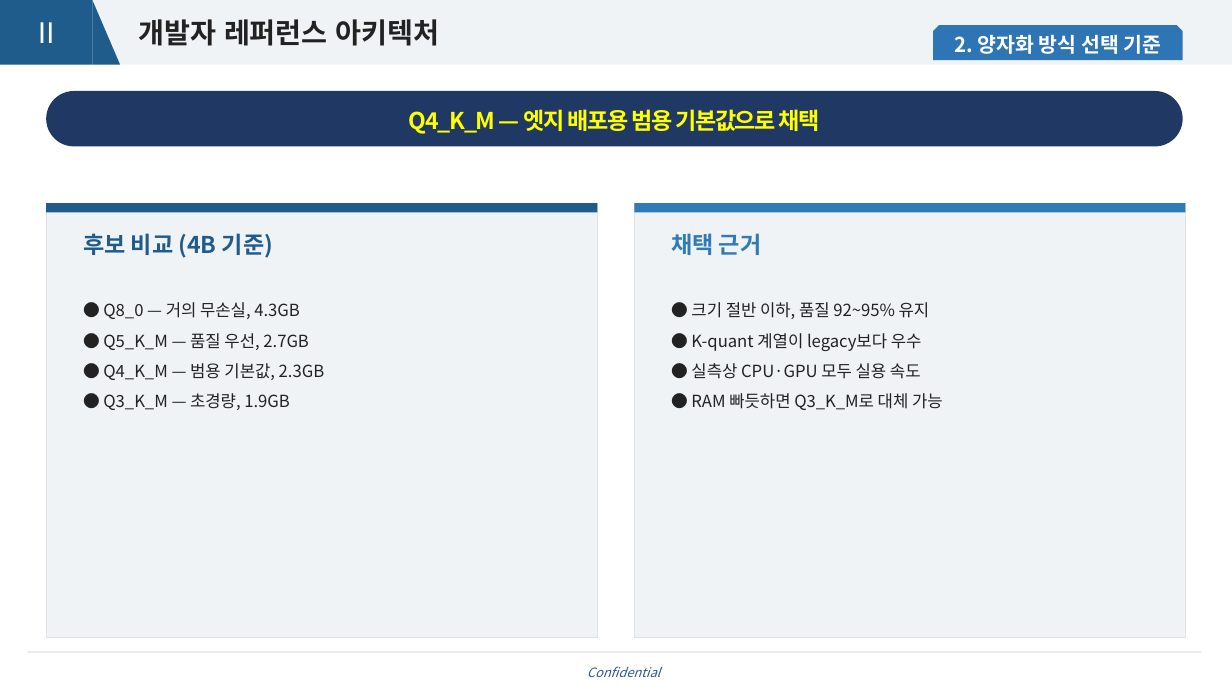
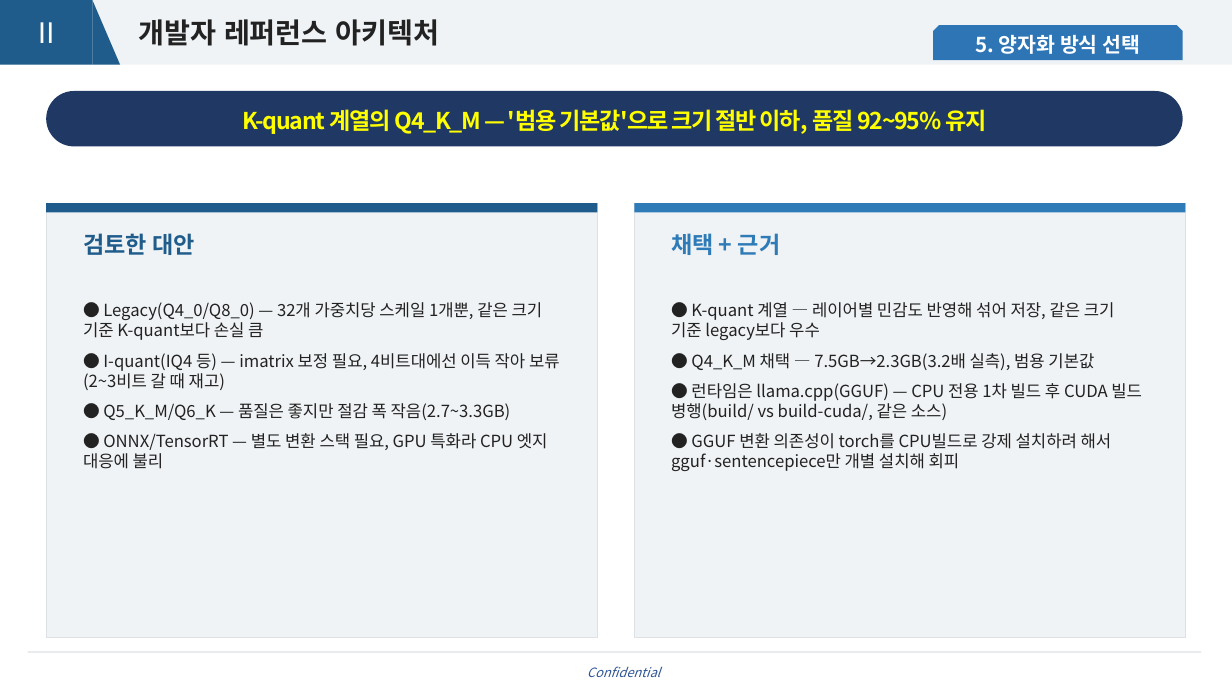
Before and after one commit to grib-arws-bot/mlops-edge-lab, a slide deck: slide 12 of docs/교육자료/MLOps-Edge-Lab_교육자료.pptx (slide 9 before the commit). Drawn at 1232x693 pixels with LibreOffice and Linux fonts; fonts in the diff are those of the drawing; background and template pictures are left out. Boxes give left, top, right and bottom in pixels: in the first picture for what was removed or moved away, otherwise in the second. Text is boxed around its words. In the diff, an @@ line names an element or a change of style, - is before the commit and + after.

```diff
--- a/docs/교육자료/MLOps-Edge-Lab_교육자료.pptx
+++ b/docs/교육자료/MLOps-Edge-Lab_교육자료.pptx
@@ text in snip same rect at (x1=976, y1=35, x2=1140, y2=54): text changed @@
-2. 양자화 방식 선택 기준
+5. 양자화 방식 선택
@@ text in rounded rectangle at (x1=242, y1=109, x2=987, y2=134): text changed @@
-Q4_K_M — 엣지 배포용 범용 기본값으로 채택
+K-quant 계열의 Q4_K_M — '범용 기본값'으로 크기 절반 이하, 품질 92~95% 유지
@@ text at (x1=971, y1=109, x2=987, y2=130): text changed @@
-2. 양자화 방식 선택 기준
+5. 양자화 방식 선택
@@ text at (x1=83, y1=233, x2=195, y2=255): text changed @@
-후보 비교 (4B 기준)
+검토한 대안
@@ text at (x1=671, y1=233, x2=781, y2=255): text changed @@
-채택 근거
+채택 + 근거
@@ text at (x1=83, y1=302, x2=560, y2=469): text changed @@
-● Q8_0 — 거의 무손실, 4.3GB
-● Q5_K_M — 품질 우선, 2.7GB
-● Q4_K_M — 범용 기본값, 2.3GB
-● Q3_K_M — 초경량, 1.9GB
+● Legacy(Q4_0/Q8_0) — 32개 가중치당 스케일 1개뿐, 같은 크기 기준 K-quant보다 손실 큼
+● I-quant(IQ4 등) — imatrix 보정 필요, 4비트대에선 이득 작아 보류(2~3비트 갈 때 재고)
+● Q5_K_M/Q6_K — 품질은 좋지만 절감 폭 작음(2.7~3.3GB)
+● ONNX/TensorRT — 별도 변환 스택 필요, GPU 특화라 CPU 엣지 대응에 불리
@@ text at (x1=671, y1=302, x2=1142, y2=471): text changed @@
-● 크기 절반 이하, 품질 92~95% 유지
-● K-quant 계열이 legacy보다 우수
-● 실측상 CPU·GPU 모두 실용 속도
-● RAM 빠듯하면 Q3_K_M로 대체 가능
+● K-quant 계열 — 레이어별 민감도 반영해 섞어 저장, 같은 크기 기준 legacy보다 우수
+● Q4_K_M 채택 — 7.5GB→2.3GB(3.2배 실측), 범용 기본값
+● 런타임은 llama.cpp(GGUF) — CPU 전용 1차 빌드 후 CUDA 빌드 병행(build/ vs build-cuda/, 같은 소스)
+● GGUF 변환 의존성이 torch를 CPU빌드로 강제 설치하려 해서 gguf·sentencepiece만 개별 설치해 회피
```
Also in this commit, not shown: 6 other slides changed, 6 slides added, 3 other files.
